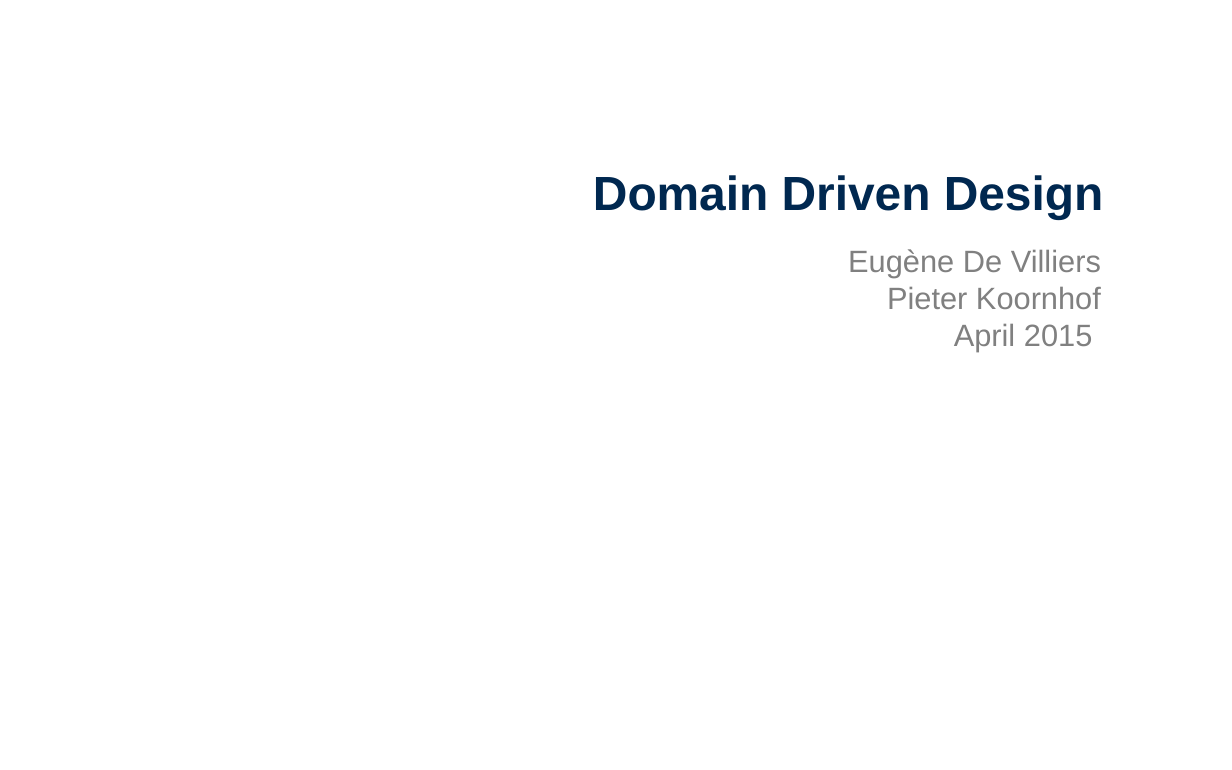
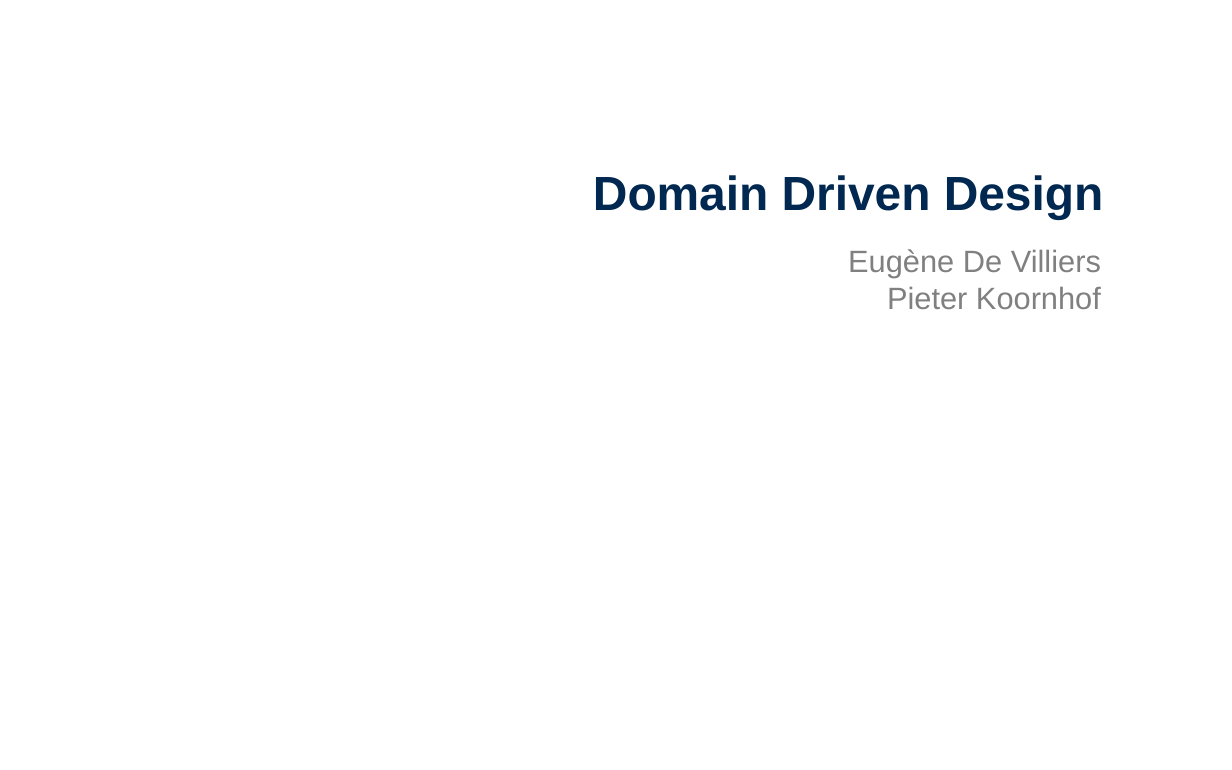
Before and after one commit to entelect/Dojo_DomainDrivenDesign, a slide deck: slide 1 of Presentation.pptx. Drawn at 1232x770 pixels with LibreOffice and Linux fonts; fonts in the diff are those of the drawing; background and template pictures are left out. Boxes give left, top, right and bottom in pixels: in the first picture for what was removed or moved away, otherwise in the second. Text is boxed around its words. In the diff, an @@ line names an element or a change of style, - is before the commit and + after.

Commit message:
foo

```diff
--- a/Presentation.pptx
+++ b/Presentation.pptx
@@ text at <box>954,323,1092,352</box>: paragraph removed @@
-April 2015
```
